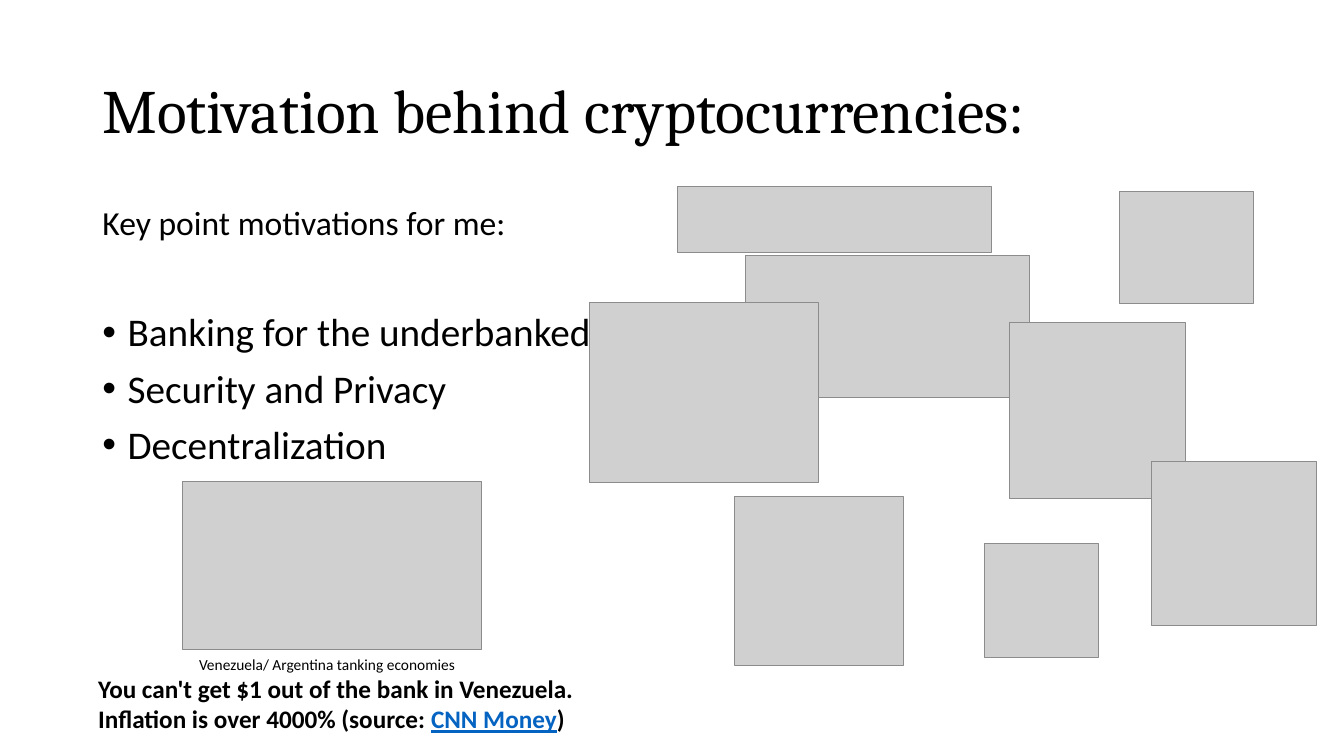
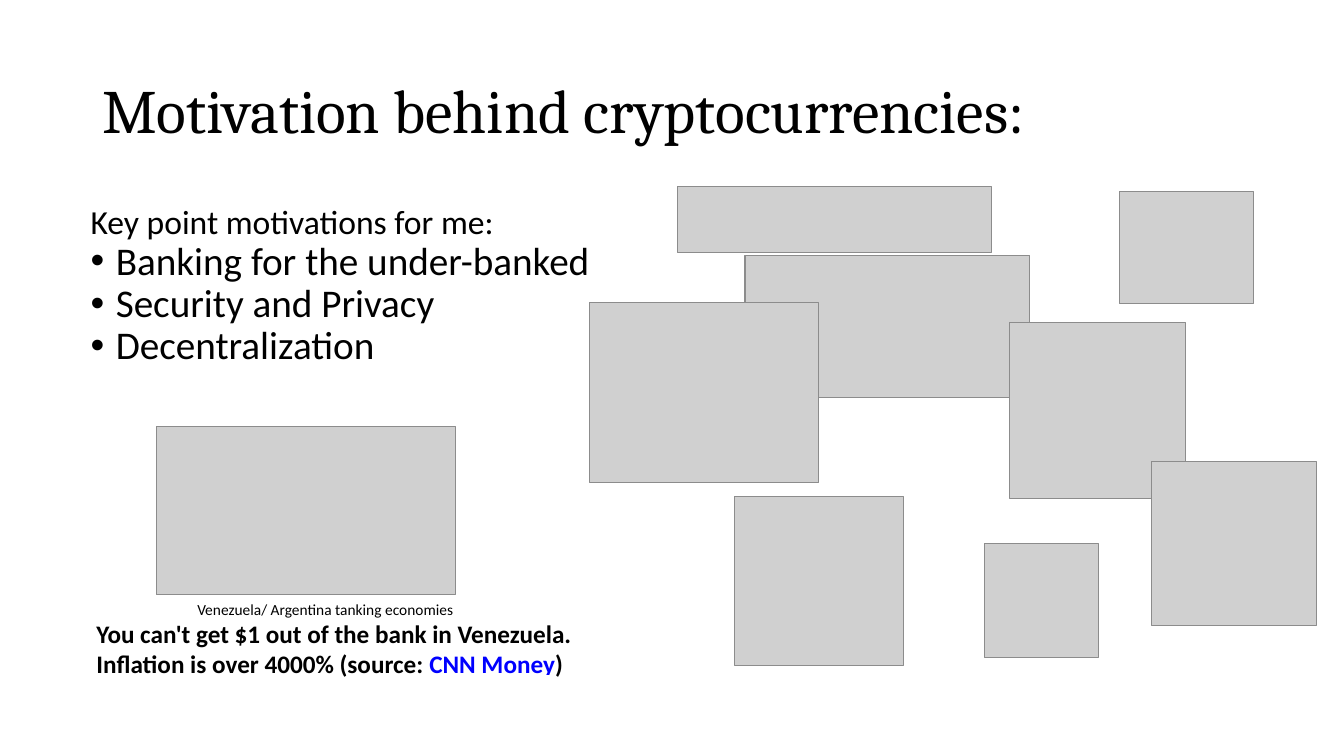
Before and after one commit to bitcoinclubatksu/BitcoinClub, a slide deck: slide 2 of meetup-2_presentation/Bitcoin_Club_Meetup_2_presentation.pptx. Drawn at 1344x756 pixels with LibreOffice and Linux fonts; fonts in the diff are those of the drawing; grey boxes stand for pictures. Boxes give left, top, right and bottom in pixels: in the first picture for what was removed or moved away, otherwise in the second. Text is boxed around its words. In the diff, an @@ line names an element or a change of style, - is before the commit and + after.

```diff
--- a/meetup-2_presentation/Bitcoin_Club_Meetup_2_presentation.pptx
+++ b/meetup-2_presentation/Bitcoin_Club_Meetup_2_presentation.pptx
@@ text "Key point motivations for me:": place and size @@
-text "Key point motivations for me:" at box(102, 211, 590, 460)
+text "Key point motivations for me:" at box(91, 210, 589, 360)
@@ text at box(91, 210, 494, 360): line spacing 0.9 to 1; less space between paragraphs @@
@@ text at box(116, 247, 589, 282): text changed @@
-• Banking for the underbanked
+• Banking for the under-banked
@@ picture: place and size @@
-picture at box(182, 482, 482, 650)
+picture at box(156, 426, 456, 595)
@@ text "Venezuela/ Argentina tanking economies": place and size @@
-text "Venezuela/ Argentina tanking economies" at box(98, 659, 573, 733)
+text "Venezuela/ Argentina tanking economies" at box(96, 604, 572, 677)
@@ text at box(96, 654, 562, 677): text colour #0563C1 to #0000FF in "CNN Money)" @@
```
Also in this commit, not shown: 13 other slides changed, 6 other files.
